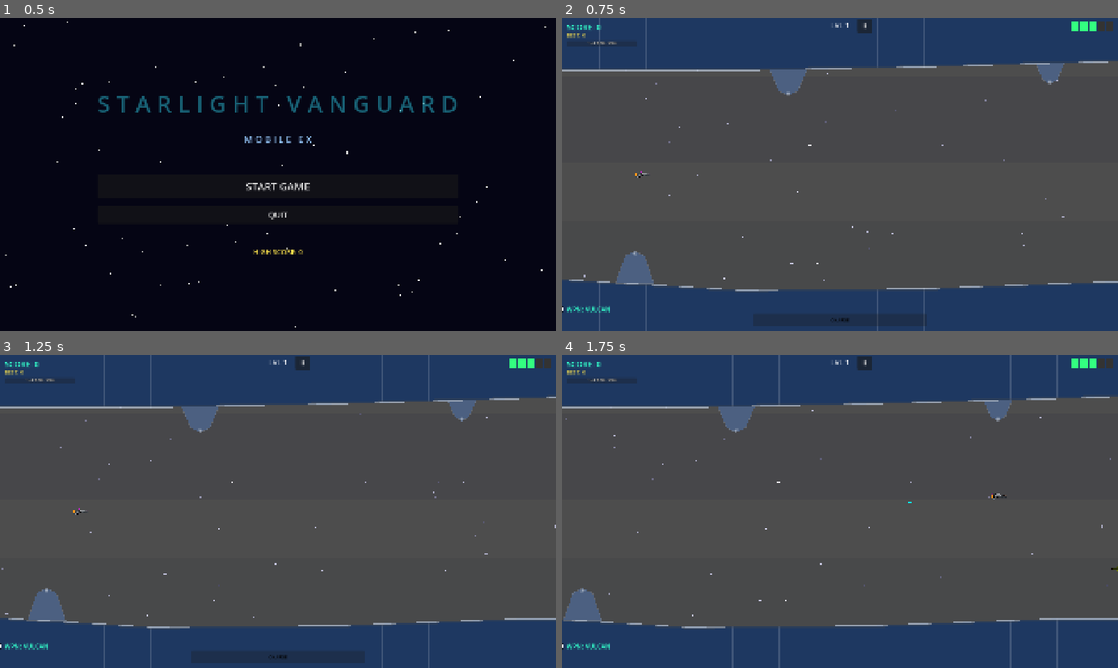
Above: before the commit, frames 1-4 (two rows, left to right).
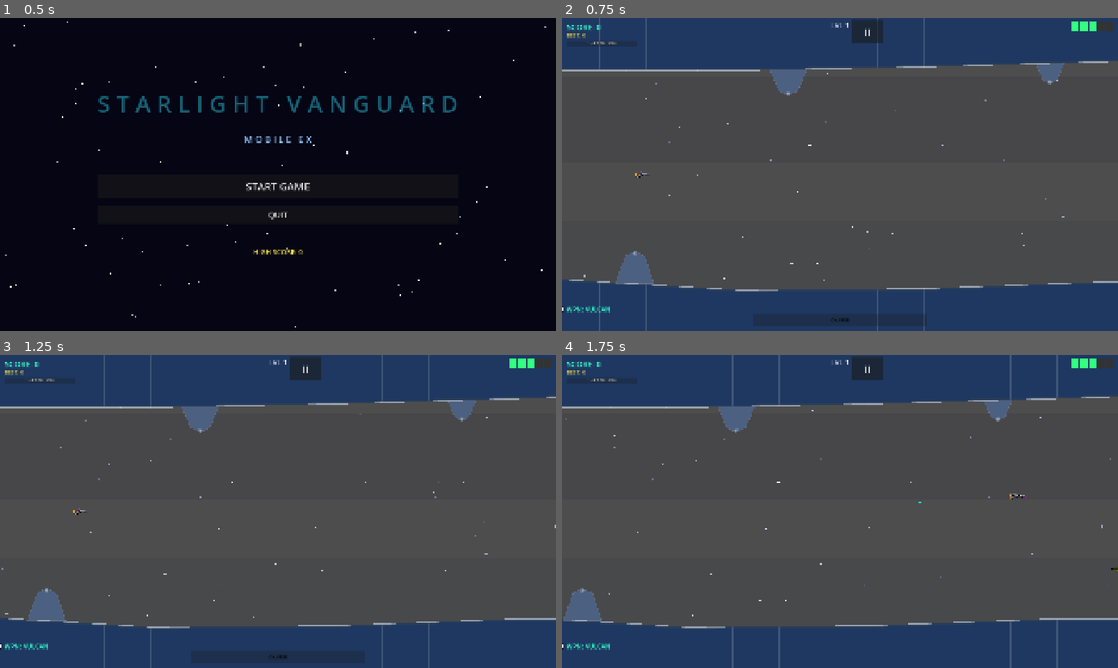
Above: after the commit, the same moments.

Repository: b6-stack/rtype-game
Game: Godot game, scene res://scenes/main_menu/MainMenu.tscn
The game is run twice, just before and just after one commit, with the same random seed, the same clock (stepped at 60 frames per second) and the same inputs.
Inputs (mouse positions are in pixels of both pictures, inside the frame that each line leads up to):
- Up to frame 1 (0.5 s): no input
- Up to frame 2 (0.75 s): click "START GAME" at 0.5 s
- Up to frame 3 (1.25 s): no input
- Up to frame 4 (1.75 s): tap Enter at 1.25 s; move the mouse to (962, 495) at 1.27 s; hold D (move_right) from 1.28 s (still down); tap Z (charge) at 1.35 s; click (962, 495) at 1.42 s

Frame 1 is identical in both runs. In frame 2, 0.3% of the frame differs, in the area x 52-58%, y 0-8%; in frame 3, 0.3%; in frame 4, 0.4%, in the area x 52-84%, y 0-48%.

Commit message:
Add Always Max Charge cheat, zero-score cheat penalty, and 60px finger offset

Diff:
--- a/autoloads/GameState.gd
+++ b/autoloads/GameState.gd
@@ -23,6 +23,9 @@
 var lives: int = STARTING_LIVES
 var level: int = 1
 var current_weapon_index: int = 0
+var god_mode_enabled: bool = false
+var always_max_charge_enabled: bool = false
+var cheats_used: bool = false
 var high_score: int = 0
 var is_game_over: bool = false
 var next_life_score_goal: int = SCORE_GOAL_INTERVAL
@@ -37,6 +40,9 @@
 	lives = STARTING_LIVES
 	level = 1
 	current_weapon_index = 0
+	god_mode_enabled = false
+	always_max_charge_enabled = false
+	cheats_used = false
 	is_game_over = false
 	next_life_score_goal = SCORE_GOAL_INTERVAL
 	score_changed.emit(score)
@@ -45,7 +51,17 @@
 	level_changed.emit(level)
 	score_goal_updated.emit(score, next_life_score_goal)
 
+func mark_cheats_used() -> void:
+	cheats_used = true
+	score = 0
+	score_changed.emit(0)
+
 func add_score(points: int) -> void:
+	if cheats_used:
+		score = 0
+		score_changed.emit(0)
+		return
+
 	score += points
 	if score > high_score:
 		high_score = score
--- a/autoloads/InputManager.gd
+++ b/autoloads/InputManager.gd
@@ -40,8 +40,8 @@
 # ── Touch handlers ───────────────────────────────────────────
 
 func _is_in_ui_dead_zone(pos: Vector2) -> bool:
-	# Top HUD region (Y < 95.0) containing Pause button, Score, and Goal bar
-	if pos.y < 95.0:
+	# Top HUD region (Y < 105.0) containing enlarged 2x Pause button, Score, and Goal bar
+	if pos.y < 105.0:
 		return true
 	# Bottom HUD Charge bar region (Y > 1000.0)
 	if pos.y > 1000.0:
--- a/scenes/game/hud/HUD.tscn
+++ b/scenes/game/hud/HUD.tscn
@@ -80,13 +80,13 @@
 layout_mode = 1
 anchor_left = 0.5
 anchor_right = 0.5
-offset_left = 60.0
-offset_right = 110.0
-offset_top = 6.0
-offset_bottom = 50.0
+offset_left = 40.0
+offset_right = 150.0
+offset_top = 8.0
+offset_bottom = 88.0
 text = "II"
 tooltip_text = "Pause"
-theme_override_font_sizes/font_size = 22
+theme_override_font_sizes/font_size = 36
 
 [node name="WeaponLabel" type="Label" parent="Control"]
 layout_mode = 1
--- a/scenes/game/pause_menu/PauseMenu.gd
+++ b/scenes/game/pause_menu/PauseMenu.gd
@@ -1,8 +1,14 @@
 extends CanvasLayer
-## PauseMenu — overlay shown when the game is paused.
+## PauseMenu — overlay shown when the game is paused with Arcade Cheats.
 
 @onready var _resume_btn: Button = $Overlay/Panel/VBox/ResumeButton
 @onready var _quit_btn: Button = $Overlay/Panel/VBox/QuitButton
+
+@onready var _god_mode_btn: Button = $Overlay/Panel/VBox/CheatGodModeBtn
+@onready var _add_lives_btn: Button = $Overlay/Panel/VBox/CheatAddLivesBtn
+@onready var _cycle_weapon_btn: Button = $Overlay/Panel/VBox/CheatCycleWeaponBtn
+@onready var _nuke_btn: Button = $Overlay/Panel/VBox/CheatNukeBtn
+@onready var _max_charge_btn: Button = $Overlay/Panel/VBox/CheatMaxChargeBtn
 
 signal resume_requested
 signal quit_requested
@@ -11,7 +17,16 @@
 	process_mode = Node.PROCESS_MODE_ALWAYS
 	_resume_btn.pressed.connect(_on_resume_pressed)
 	_quit_btn.pressed.connect(_on_quit_pressed)
+
+	# Connect Cheat Buttons
+	_god_mode_btn.pressed.connect(_on_cheat_god_mode)
+	_add_lives_btn.pressed.connect(_on_cheat_add_lives)
+	_cycle_weapon_btn.pressed.connect(_on_cheat_cycle_weapon)
+	_nuke_btn.pressed.connect(_on_cheat_nuke)
+	_max_charge_btn.pressed.connect(_on_cheat_max_charge)
+
 	visible = false
+	_update_cheat_btn_texts()
 
 func _on_resume_pressed() -> void:
 	hide_menu()
@@ -25,8 +40,60 @@
 func show_menu() -> void:
 	visible = true
 	get_tree().paused = true
+	_update_cheat_btn_texts()
 	_resume_btn.grab_focus()
 
 func hide_menu() -> void:
 	visible = false
 	get_tree().paused = false
+
+# ── Cheat Handlers ─────────────────────────────────────────────
+
+func _on_cheat_god_mode() -> void:
+	GameState.mark_cheats_used()
+	GameState.god_mode_enabled = !GameState.god_mode_enabled
+	_update_cheat_btn_texts()
+
+func _on_cheat_add_lives() -> void:
+	GameState.mark_cheats_used()
+	for i in 5:
+		GameState.gain_life()
+	AudioManager.play_pickup_sfx()
+
+func _on_cheat_cycle_weapon() -> void:
+	GameState.mark_cheats_used()
+	var next_idx: int = (GameState.current_weapon_index + 1) % 10
+	GameState.set_weapon(next_idx)
+	AudioManager.play_pickup_sfx()
+
+func _on_cheat_nuke() -> void:
+	GameState.mark_cheats_used()
+	var enemies := get_tree().get_nodes_in_group("enemies")
+	for e in enemies:
+		if is_instance_valid(e) and e.has_method("_die"):
+			e._die()
+	AudioManager.play_superweapon_sfx()
+
+func _on_cheat_max_charge() -> void:
+	GameState.mark_cheats_used()
+	GameState.always_max_charge_enabled = !GameState.always_max_charge_enabled
+	_update_cheat_btn_texts()
+	if GameState.always_max_charge_enabled:
+		AudioManager.play_full_charge_ready_sfx()
+
+func _update_cheat_btn_texts() -> void:
+	if _god_mode_btn:
+		if GameState.god_mode_enabled:
+			_god_mode_btn.text = "🛡️ GOD MODE: ON"
+			_god_mode_btn.modulate = Color(0.3, 1.0, 0.4)
+		else:
+			_god_mode_btn.text = "🛡️ GOD MODE: OFF"
+			_god_mode_btn.modulate = Color.WHITE
+
+	if _max_charge_btn:
+		if GameState.always_max_charge_enabled:
+			_max_charge_btn.text = "🚀 ALWAYS MAX CHARGE: ON"
+			_max_charge_btn.modulate = Color(0.3, 1.0, 0.4)
+		else:
+			_max_charge_btn.text = "🚀 ALWAYS MAX CHARGE: OFF"
+			_max_charge_btn.modulate = Color.WHITE
--- a/scenes/game/pause_menu/PauseMenu.tscn
+++ b/scenes/game/pause_menu/PauseMenu.tscn
@@ -13,7 +13,7 @@
 anchors_preset = 15
 anchor_right = 1.0
 anchor_bottom = 1.0
-color = Color(0, 0, 0, 0.65)
+color = Color(0, 0, 0, 0.75)
 
 [node name="Panel" type="PanelContainer" parent="Overlay"]
 process_mode = 3
@@ -22,33 +22,75 @@
 anchor_right = 0.5
 anchor_top = 0.5
 anchor_bottom = 0.5
-offset_left = -220.0
-offset_right = 220.0
-offset_top = -180.0
-offset_bottom = 180.0
+offset_left = -320.0
+offset_right = 320.0
+offset_top = -310.0
+offset_bottom = 310.0
 
 [node name="VBox" type="VBoxContainer" parent="Overlay/Panel"]
 process_mode = 3
 layout_mode = 2
-theme_override_constants/separation = 24
+theme_override_constants/separation = 16
 
 [node name="PausedLabel" type="Label" parent="Overlay/Panel/VBox"]
 layout_mode = 2
 text = "PAUSED"
 horizontal_alignment = 1
-theme_override_font_sizes/font_size = 56
+theme_override_font_sizes/font_size = 46
 theme_override_colors/font_color = Color(0.2, 0.9, 1.0, 1)
 
 [node name="ResumeButton" type="Button" parent="Overlay/Panel/VBox"]
 process_mode = 3
 layout_mode = 2
-text = "RESUME"
-custom_minimum_size = Vector2(340, 72)
-theme_override_font_sizes/font_size = 32
+text = "RESUME GAME"
+custom_minimum_size = Vector2(340, 56)
+theme_override_font_sizes/font_size = 26
+
+[node name="CheatsHeader" type="Label" parent="Overlay/Panel/VBox"]
+layout_mode = 2
+text = "─── ARCADE CHEATS ───"
+horizontal_alignment = 1
+theme_override_font_sizes/font_size = 20
+theme_override_colors/font_color = Color(1.0, 0.85, 0.2, 1)
+
+[node name="CheatGodModeBtn" type="Button" parent="Overlay/Panel/VBox"]
+process_mode = 3
+layout_mode = 2
+text = "🛡️ GOD MODE: OFF"
+custom_minimum_size = Vector2(340, 48)
+theme_override_font_sizes/font_size = 22
+
+[node name="CheatAddLivesBtn" type="Button" parent="Overlay/Panel/VBox"]
+process_mode = 3
+layout_mode = 2
+text = "❤️ +5 EXTRA LIVES"
+custom_minimum_size = Vector2(340, 48)
+theme_override_font_sizes/font_size = 22
+
+[node name="CheatCycleWeaponBtn" type="Button" parent="Overlay/Panel/VBox"]
+process_mode = 3
+layout_mode = 2
+text = "⚡ CYCLE WEAPON"
+custom_minimum_size = Vector2(340, 48)
+theme_override_font_sizes/font_size = 22
+
+[node name="CheatNukeBtn" type="Button" parent="Overlay/Panel/VBox"]
+process_mode = 3
+layout_mode = 2
+text = "💣 NUKE ALL ENEMIES"
+custom_minimum_size = Vector2(340, 48)
+theme_override_font_sizes/font_size = 22
+
+[node name="CheatMaxChargeBtn" type="Button" parent="Overlay/Panel/VBox"]
+process_mode = 3
+layout_mode = 2
+text = "🚀 ALWAYS MAX CHARGE: OFF"
+custom_minimum_size = Vector2(340, 48)
+theme_override_font_sizes/font_size = 22
 
 [node name="QuitButton" type="Button" parent="Overlay/Panel/VBox"]
 process_mode = 3
 layout_mode = 2
 text = "QUIT TO MENU"
-custom_minimum_size = Vector2(340, 60)
-theme_override_font_sizes/font_size = 26
+custom_minimum_size = Vector2(340, 48)
+theme_override_font_sizes/font_size = 22
--- a/scenes/player/Player.gd
+++ b/scenes/player/Player.gd
@@ -108,7 +108,12 @@
 		_current_weapon.fire(_muzzle.global_position, rate_mult)
 
 	# Weapon charge accumulation
-	if _is_charging:
+	if GameState.always_max_charge_enabled:
+		_charge_level = 1.0
+		if hud:
+			hud.set_charge(1.0)
+			hud.show_charge_bar(true)
+	elif _is_charging:
 		var weapon_charge_time := CHARGE_TIME
 		if _current_weapon:
 			var data_path: String = WEAPON_DATA_PATHS[GameState.current_weapon_index] \
@@ -121,20 +126,30 @@
 			hud.set_charge(_charge_level)
 			hud.show_charge_bar(true)
 
-	# Invincibility period handling
-	if _is_invincible:
+	# God Mode & Invincibility handling
+	if GameState.god_mode_enabled:
+		_sprite.modulate = Color(1.0, 0.95, 0.5, 1.0)
+		if _shield_ring:
+			_shield_ring.visible = true
+			_shield_ring.rotation += delta * 6.0
+			_shield_ring.modulate = Color(1.0, 0.85, 0.2, 0.8)
+	elif _is_invincible:
 		_invincibility_timer -= delta
 		# Visual flashing shield & ship transparency
-		_sprite.modulate.a = 0.35 + 0.65 * abs(sin(_invincibility_timer * 18.0))
+		_sprite.modulate = Color(1.0, 1.0, 1.0, 0.35 + 0.65 * abs(sin(_invincibility_timer * 18.0)))
 		if _shield_ring:
 			_shield_ring.visible = true
 			_shield_ring.rotation += delta * 4.0
-			_shield_ring.modulate.a = 0.4 + 0.6 * abs(sin(_invincibility_timer * 12.0))
+			_shield_ring.modulate = Color(0.2, 0.9, 1.0, 0.4 + 0.6 * abs(sin(_invincibility_timer * 12.0)))
 		if _invincibility_timer <= 0.0:
 			_is_invincible = false
-			_sprite.modulate.a = 1.0
+			_sprite.modulate = Color.WHITE
 			if _shield_ring:
 				_shield_ring.visible = false
+	else:
+		_sprite.modulate = Color.WHITE
+		if _shield_ring and _shield_ring.visible:
+			_shield_ring.visible = false
 
 	# Keyboard fallback position
 	_apply_keyboard_fallback(delta)
@@ -149,11 +164,14 @@
 		_target_pos.x = clamp(_target_pos.x, 60.0, 1840.0)
 		_target_pos.y = clamp(_target_pos.y, corridor_top + SHIP_MARGIN, corridor_bottom - SHIP_MARGIN)
 
+const FINGER_OFFSET := Vector2(60.0, 0.0)
+
 # ── Input handlers ────────────────────────────────────────────
 
 func _on_move_input(viewport_pos: Vector2) -> void:
-	_target_pos.x = clamp(viewport_pos.x, 60.0, 1840.0)
-	_target_pos.y = clamp(viewport_pos.y, corridor_top + SHIP_MARGIN, corridor_bottom - SHIP_MARGIN)
+	var target := viewport_pos + FINGER_OFFSET
+	_target_pos.x = clamp(target.x, 60.0, 1840.0)
+	_target_pos.y = clamp(target.y, corridor_top + SHIP_MARGIN, corridor_bottom - SHIP_MARGIN)
 
 func _on_charge_start() -> void:
 	if _is_dead:
@@ -191,7 +209,7 @@
 		_take_hit("enemy")
 
 func _take_hit(source: String = "") -> void:
-	if _is_invincible or _is_dead:
+	if _is_invincible or _is_dead or GameState.god_mode_enabled:
 		return
 
 	GameState.lose_life()
